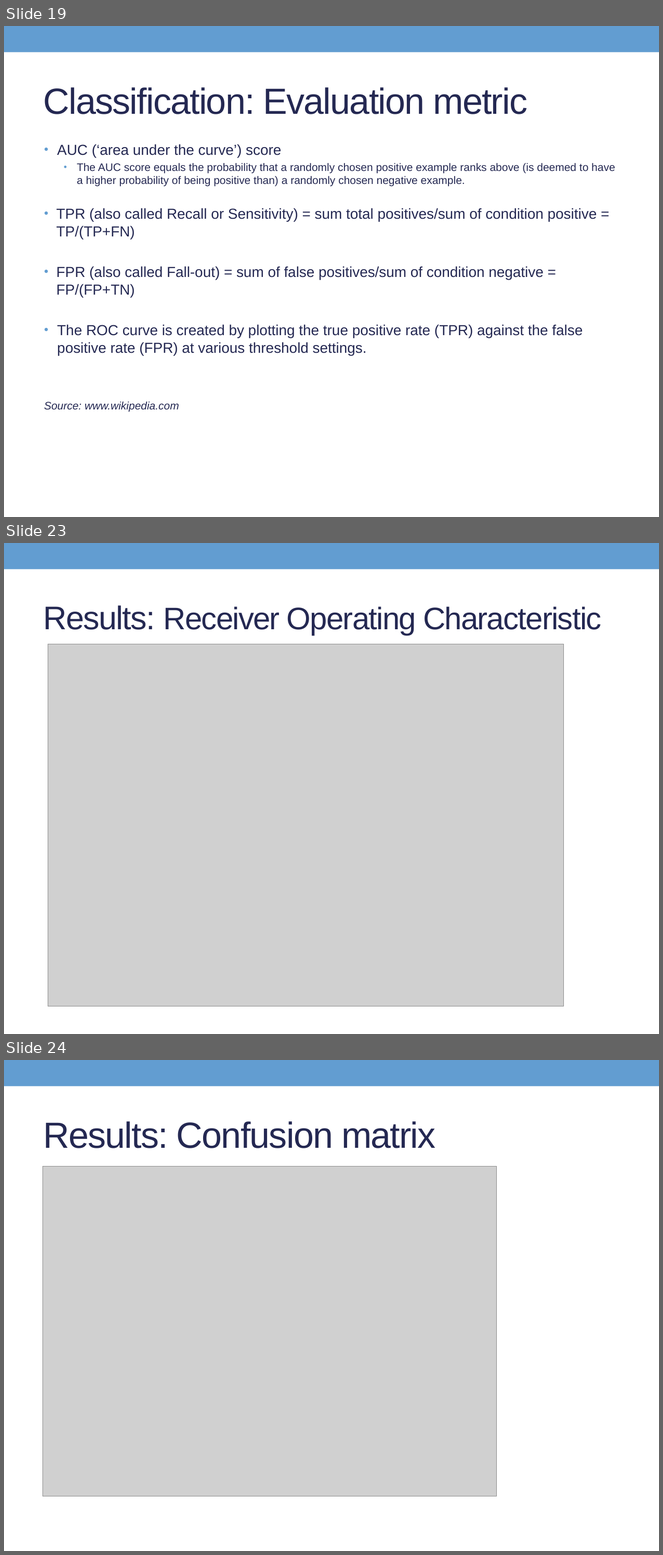
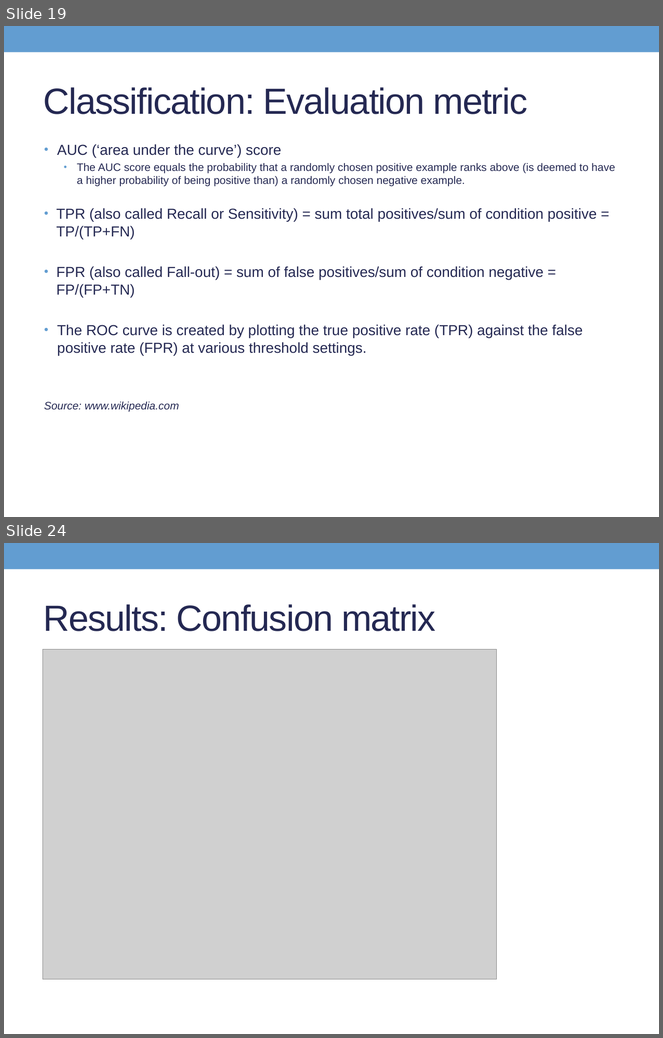
Before and after one commit to Son17/Data-Science-Projects, a slide deck: LG presentation.pptx. Shown one above the other, each under a label of ours: slides 19, 23 and 24 before the commit, slides 19 and 24 after it; the slides between them are not shown. The pictures are 663x1555 and 663x1038 pixels, drawn with LibreOffice and Linux fonts; fonts in the diff are those of the drawing; grey boxes stand for pictures. Boxes give left, top, right and bottom in pixels: in the first picture for what was removed or moved away, otherwise in the second. Text is boxed around its words. In the diff, an @@ line names an element or a change of style, - is before the commit and + after.

```diff
--- a/LG presentation.pptx
+++ b/LG presentation.pptx
@@ slide 23 removed at (4, 543, 659, 1034), background #FFFFFF; not listed: 1 template element that a slide beside it also shows @@
@@ title removed at (44, 605, 601, 636) @@
-Results: Receiver Operating Characteristic
@@ picture removed at (48, 644, 564, 1007) @@
```
Also in this commit, not shown: 5 slides changed, 1 other slide removed, 3 other files.
